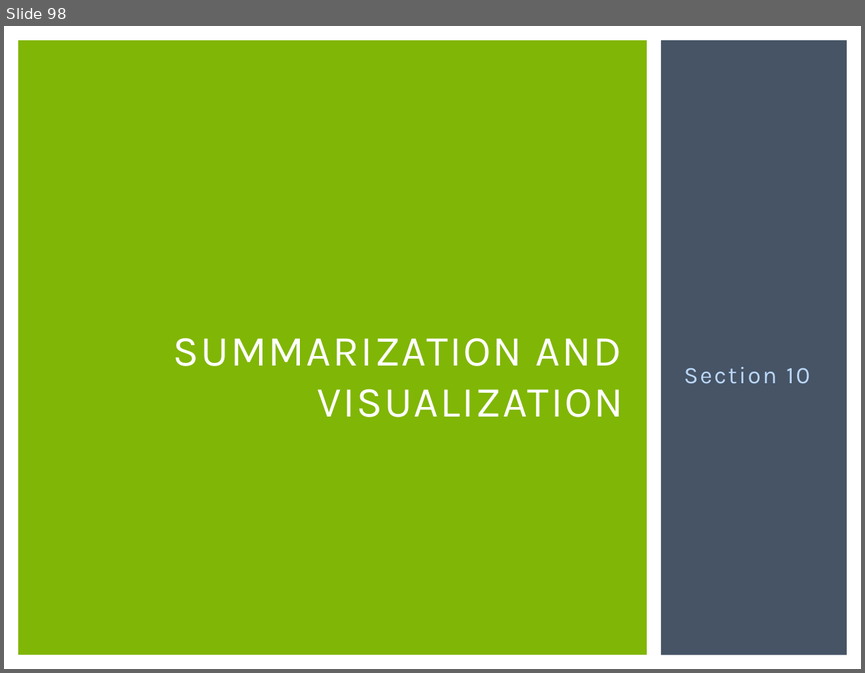
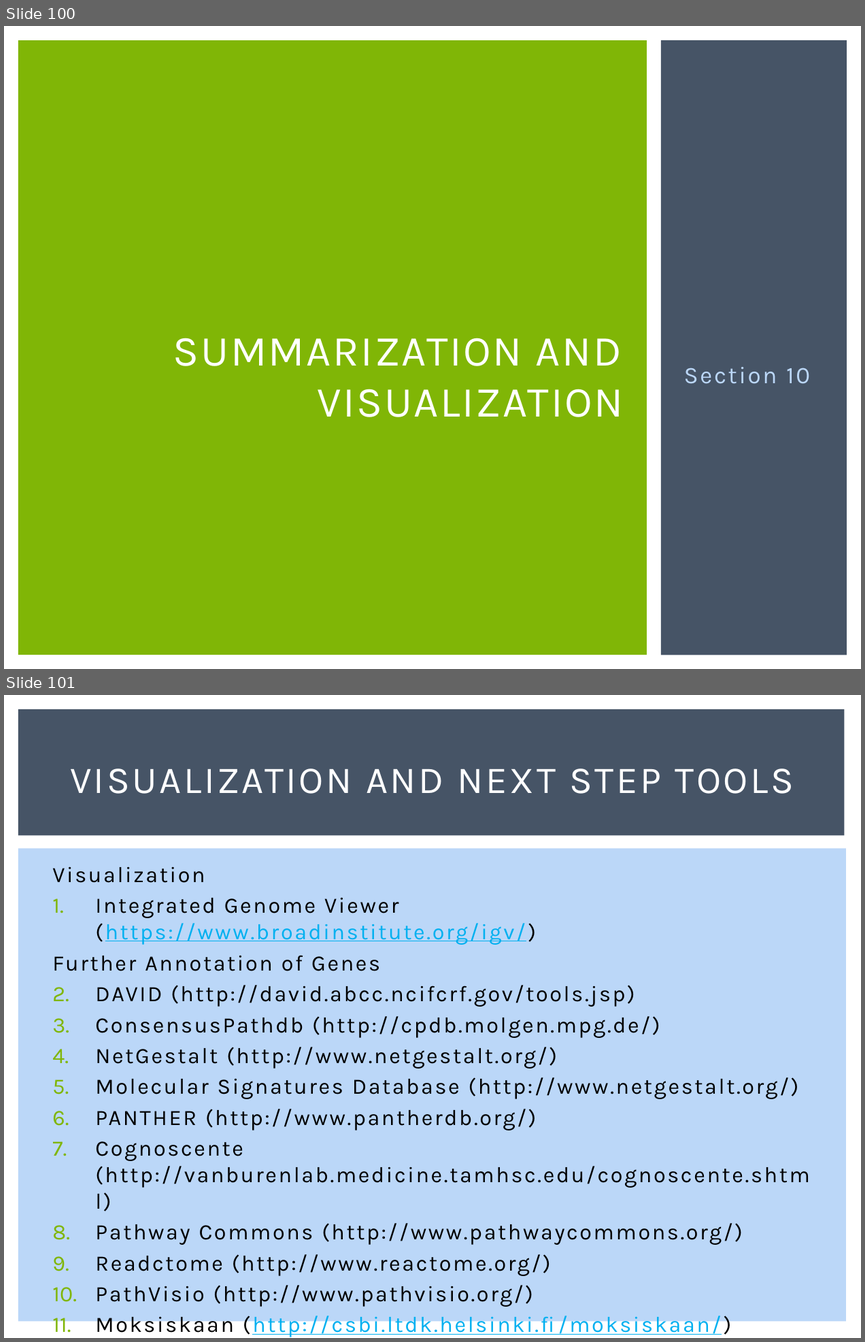
Before and after one commit to msettles/Workshop_RNAseq, a slide deck: powerpoints/RNA-seq-Piracicaba2015.pptx. Shown one above the other, each under a label of ours: slide 98 before the commit, slides 100 and 101 after it. The pictures are 865x673 and 865x1342 pixels, drawn with LibreOffice and Linux fonts; fonts in the diff are those of the drawing. Boxes give left, top, right and bottom in pixels: in the first picture for what was removed or moved away, otherwise in the second. Text is boxed around its words. In the diff, an @@ line names an element or a change of style, - is before the commit and + after.

```diff
--- a/powerpoints/RNA-seq-Piracicaba2015.pptx
+++ b/powerpoints/RNA-seq-Piracicaba2015.pptx
@@ slide 101 added at (4, 695, 861, 1338), background #FFFFFF @@
@@ rectangle added at (18, 709, 844, 836), fill #465466 @@
@@ title added at (70, 768, 793, 794), 32 pt, text #FFFFFF @@
+VISUALIZATION AND NEXT STEP TOOLS
@@ rectangle added at (18, 849, 847, 1321), fill #BBD7F8 @@
@@ text added at (52, 866, 809, 1338), 18.5 pt, text #000000 @@
+Visualization
+1. Integrated Genome Viewer (https://www.broadinstitute.org/igv/)
+Further Annotation of Genes
+1. DAVID (http://david.abcc.ncifcrf.gov/tools.jsp)
+2. ConsensusPathdb (http://cpdb.molgen.mpg.de/)
+3. NetGestalt (http://www.netgestalt.org/)
+4. Molecular Signatures Database (http://www.netgestalt.org/)
+5. PANTHER (http://www.pantherdb.org/)
+6. Cognoscente (http://vanburenlab.medicine.tamhsc.edu/cognoscente.shtml)
+7. Pathway Commons (http://www.pathwaycommons.org/)
+8. Readctome (http://www.reactome.org/)
+9. PathVisio (http://www.pathvisio.org/)
+10. Moksiskaan (http://csbi.ltdk.helsinki.fi/moksiskaan/)
+11. More tools in R Bioconductor
@@ what was slide 98 is now slide 100 @@
```
Also in this commit, not shown: 3 slides changed, 3 other slides added.
